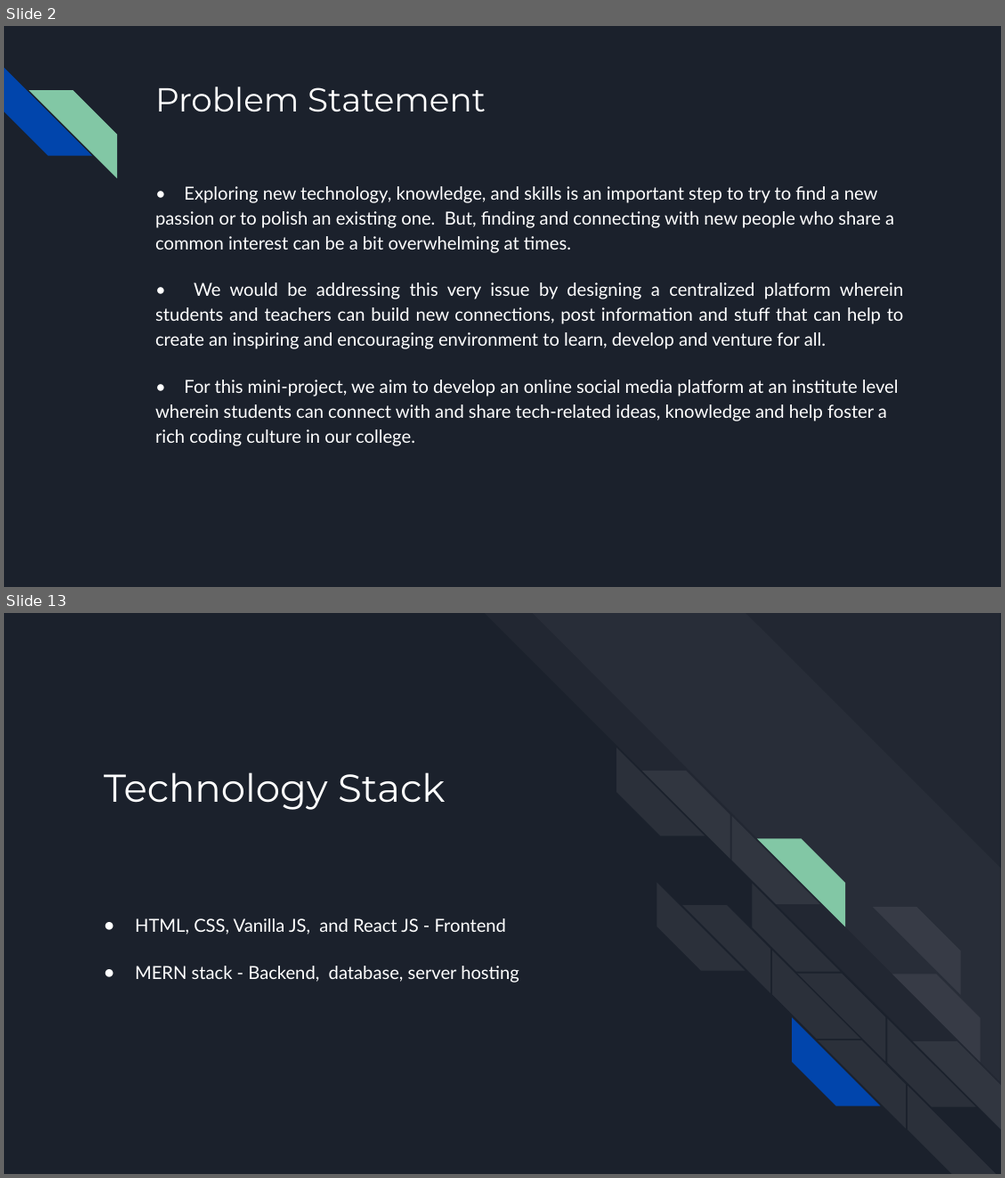
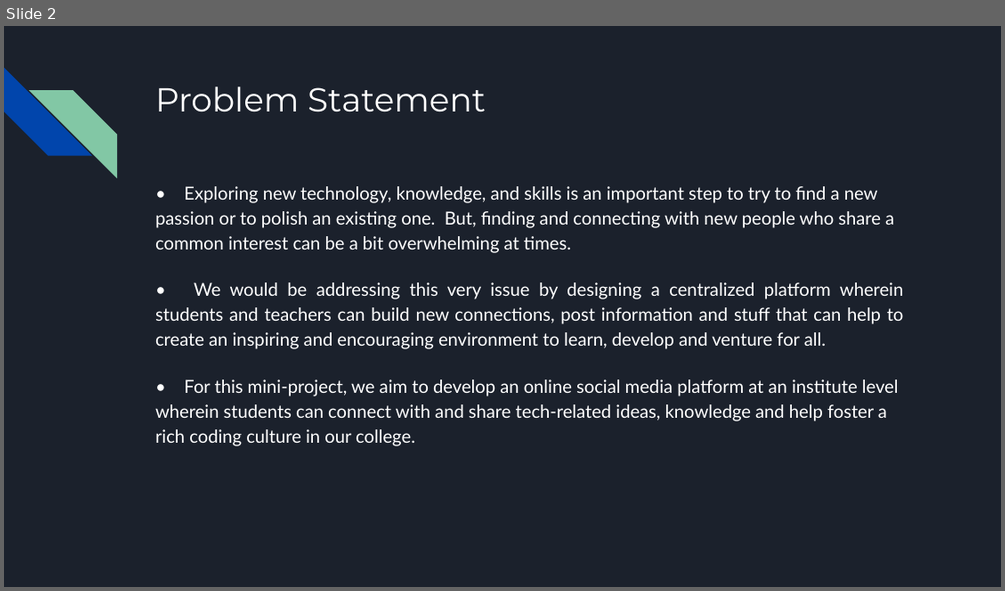
Before and after one commit to riddhi-narkar/connecture, a slide deck: docs/Mini Project grp 10.pptx. Shown one above the other, each under a label of ours: slides 2 and 13 before the commit, slide 2 after it; the slides between them are not shown. The pictures are 1005x1178 and 1005x591 pixels, drawn with LibreOffice and Linux fonts; fonts in the diff are those of the drawing. Boxes give left, top, right and bottom in pixels: in the first picture for what was removed or moved away, otherwise in the second. Text is boxed around its words. In the diff, an @@ line names an element or a change of style, - is before the commit and + after.

```diff
--- a/docs/Mini Project grp 10.pptx
+++ b/docs/Mini Project grp 10.pptx
@@ slide 13 removed at (4,613,1001,1174), background #1B212C @@
@@ title removed at (104,772,445,810) @@
-Technology Stack
@@ text removed at (135,918,519,982) @@
-● HTML, CSS, Vanilla JS, and React JS - Frontend
-● MERN stack - Backend, database, server hosting
@@ group removed at (485,613,1001,1173): 18 diag stripes @@
```
Also in this commit, not shown: 1 slide changed, 10 other slides removed, 6 other files.
